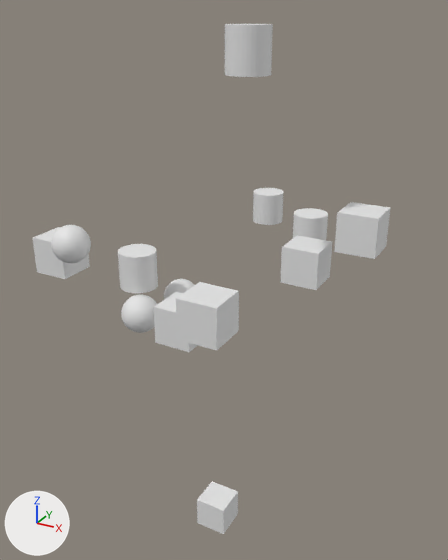
Renders of the Blender file sphere.blend from each side of a commit.
Before and after are seen from a 50 mm camera at (15.8, -27.8, 30.6) aimed at (-0.2, 1.2, 16.1). Every picture has the same lights, and +X, +Y and +Z are marked at lower left.

Script lines for the objects in view, before the commit:
```python
ob_cube = bpy.data.objects.new('Cube', me_cube_001)
ob_cube.location = (3.42, -6.79, 18.22)
ob_cube_001 = bpy.data.objects.new('Cube.001', me_cube_002)
ob_cube_001.location = (7.85, 0.58, 20.68)
ob_cube_002 = bpy.data.objects.new('Cube.002', me_cube_003)
ob_cube_002.location = (0.6, -4.53, 16.18)
ob_cube_003 = bpy.data.objects.new('Cube.003', me_cube_004)
ob_cube_003.location = (-7.22, -4.34, 18.36)
ob_cube_004 = bpy.data.objects.new('Cube.004', me_cube_005)
ob_cube_004.location = (5.01, 0.73, 18.38)
ob_cylinder_003 = bpy.data.objects.new('Cylinder.003', me_cylinder_003)
ob_cylinder_003.location = (3.37, 5.36, 18.51)
ob_sphere = bpy.data.objects.new('Sphere', me_sphere)
ob_sphere.location = (-5.73, -5.12, 19.36)
ob_sphere_001 = bpy.data.objects.new('Sphere.001', me_sphere_001)
ob_sphere_001.location = (-2.01, -4.48, 15.97)
ob_sphere_002 = bpy.data.objects.new('Sphere.002', me_sphere_002)
ob_sphere_002.location = (-1.81, -0.86, 15.51)
# also in view: 'Cylinder.001' at (-2.8, -3.5, 18.0); 'Cylinder.002' at (-1.1, 9.0, 18.3); 'Cylinder' at (3.2, -2.8, 29.0); 'hi' at (0.0, 0.0, 0.0)
```
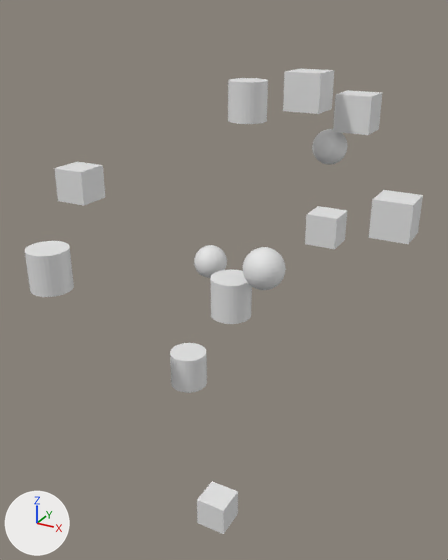
What differs and where, as boxes (x1, y1, x2, y2) in the pictures (448 x 560 px):
'Cube', moved: before (176, 282, 239, 351); after (54, 162, 105, 206)
'Cylinder', moved: before (225, 24, 273, 77); after (25, 241, 74, 297)
'Cube.001', moved: before (334, 202, 390, 259); after (283, 69, 334, 114)
'Cube.004', moved: before (280, 235, 332, 290); after (333, 90, 382, 135)
'Cube.003', moved: before (33, 227, 90, 279); after (369, 190, 423, 244)
'Cylinder.001', moved: before (118, 244, 158, 293); after (228, 78, 268, 124)
'Cylinder.003', moved: before (293, 208, 328, 240); after (210, 270, 252, 324)
'Cube.002', moved: before (154, 292, 198, 352); after (305, 206, 347, 249)
'Cylinder.002', moved: before (253, 188, 283, 225); after (170, 343, 207, 393)
'Sphere.001', moved: before (121, 294, 157, 333); after (312, 129, 347, 165)
'Sphere', moved: before (51, 225, 91, 263); after (194, 245, 227, 278)
'Sphere.002', moved: before (164, 279, 195, 300); after (243, 247, 286, 290)

What the commit changed:
Object 'Cube' (ob_cube) moves from (3.42, -6.79, 18.22) to (-9.45, 0.13, 20.9).
Object 'Cube.001' (ob_cube_001) moves from (7.85, 0.58, 20.68) to (3.2, 4.39, 26.55).
Object 'Cube.002' (ob_cube_002) moves from (0.6, -4.53, 16.18) to (3.25, 8.58, 17.66).
Object 'Cube.003' (ob_cube_003) moves from (-7.22, -4.34, 18.36) to (8.91, 2.64, 20.95).
Object 'Cube.004' (ob_cube_004) moves from (5.01, 0.73, 18.38) to (5.3, 6.57, 25.29).
Object 'Sphere' (ob_sphere) moves from (-5.73, -5.12, 19.36) to (-1.84, 2.53, 16.44).
Object 'Sphere.001' (ob_sphere_001) moves from (-2.01, -4.48, 15.97) to (3.84, 6.52, 23.25).
Object 'Sphere.002' (ob_sphere_002) moves from (-1.81, -0.86, 15.51) to (4.56, -3.56, 19.48).
Object 'Cylinder' (ob_cylinder) moves from (3.2, -2.8, 28.95) to (-4.19, -8.32, 19.47).
Object 'Cylinder.001' (ob_cylinder_001) moves from (-2.76, -3.48, 18.01) to (1.12, 1.34, 26.25).
Object 'Cylinder.002' (ob_cylinder_002) moves from (-1.09, 9.01, 18.33) to (-0.29, -2.66, 12.23).
Object 'Cylinder.003' (ob_cylinder_003) moves from (3.37, 5.36, 18.51) to (2.85, -3.59, 17.69).
